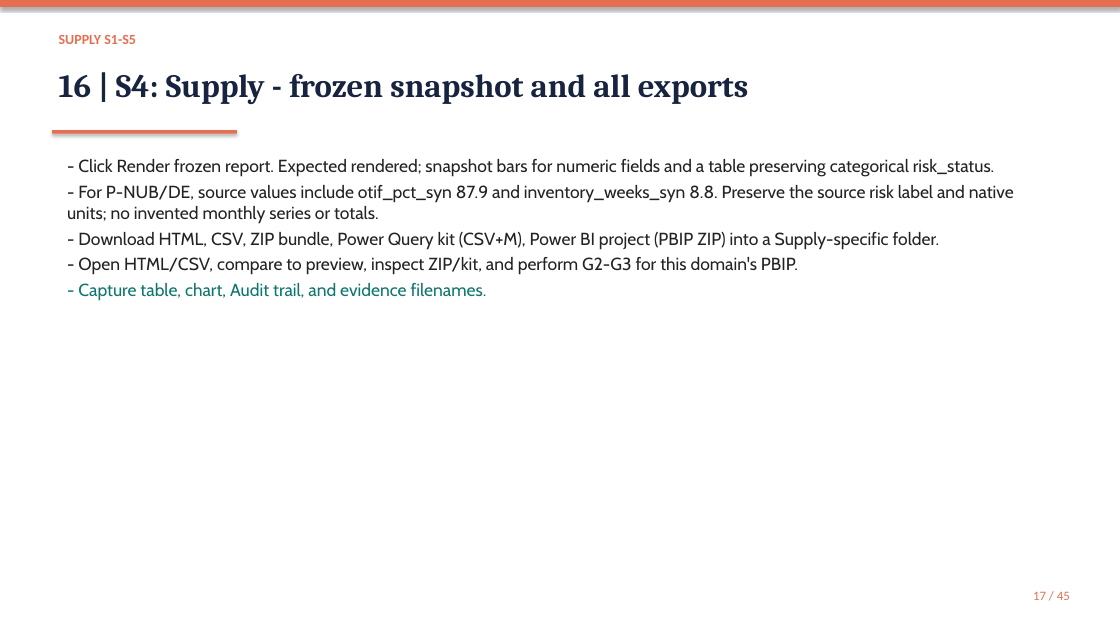
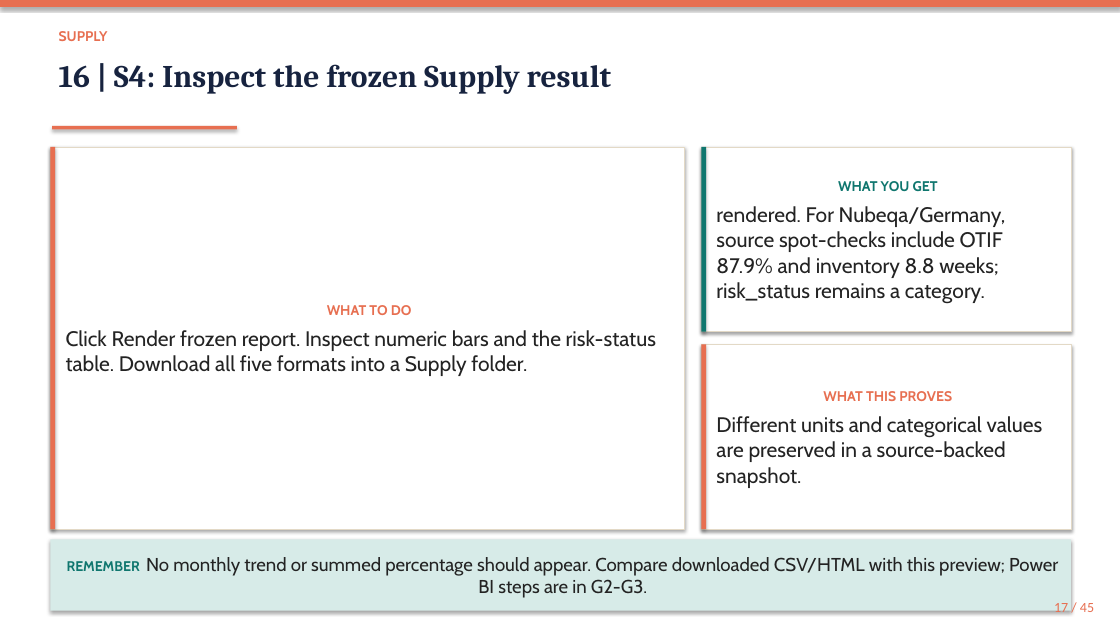
Before and after one commit to Princeadhi123/Since-AI-Hackathon, a slide deck: slide 17 of docs/DEMO_SLIDES.pptx. Drawn at 1120x630 pixels with LibreOffice and Linux fonts; fonts in the diff are those of the drawing. Boxes give left, top, right and bottom in pixels: in the first picture for what was removed or moved away, otherwise in the second. Text is boxed around its words. In the diff, an @@ line names an element or a change of style, - is before the commit and + after.

```diff
--- a/docs/DEMO_SLIDES.pptx
+++ b/docs/DEMO_SLIDES.pptx
@@ text at <box>59,31,108,41</box>: text changed; font Calibri to Cabin @@
-SUPPLY S1-S5
+SUPPLY
@@ text at <box>59,64,611,94</box>: text changed; size 28 to 27 pt @@
-16 | S4: Supply - frozen snapshot and all exports
+16 | S4: Inspect the frozen Supply result
@@ rectangle "WHAT TO DO": place and size @@
-rectangle "WHAT TO DO" at <box>67,159,1014,301</box>
+rectangle "WHAT TO DO" at <box>50,147,685,529</box>
@@ rectangle "WHAT TO DO" at <box>50,147,685,529</box>: vertical alignment top to middle; fill none to #FFFFFF; outline none to #E3D9C6 0.75 pt; shadow on @@
@@ rectangle added at <box>50,147,55,529</box>, fill #E76F51 @@
@@ rectangle: place and size @@
-rectangle at <box>52,130,237,134</box>
+rectangle at <box>52,126,237,129</box>
@@ rectangle added at <box>702,147,1071,332</box>, fill #FFFFFF, outline #E3D9C6 0.75 pt, 18 pt, text #232323 @@
+WHAT YOU GET
+rendered. For Nubeqa/Germany, source spot-checks include OTIF 87.9% and inventory 8.8 weeks; risk_status remains a category.
@@ rectangle added at <box>702,147,707,332</box>, fill #0F766E @@
@@ text in rectangle at <box>66,305,656,376</box>: text changed; size 15 to 18 pt @@
-- Click Render frozen report. Expected rendered; snapshot bars for numeric fields and a table preserving categorical risk_status.
-- For P-NUB/DE, source values include otif_pct_syn 87.9 and inventory_weeks_syn 8.8. Preserve the source risk label and native units; no invented monthly series or totals.
-- Download HTML, CSV, ZIP bundle, Power Query kit (CSV+M), Power BI project (PBIP ZIP) into a Supply-specific folder.
-- Open HTML/CSV, compare to preview, inspect ZIP/kit, and perform G2-G3 for this domain's PBIP.
-- Capture table, chart, Audit trail, and evidence filenames.
+WHAT TO DO
+Click Render frozen report. Inspect numeric bars and the risk-status table. Download all five formats into a Supply folder.
@@ rectangle added at <box>702,344,1071,529</box>, fill #FFFFFF, outline #E3D9C6 0.75 pt, 18 pt, text #232323 @@
+WHAT THIS PROVES
+Different units and categorical values are preserved in a source-backed snapshot.
@@ rectangle added at <box>702,344,707,529</box>, fill #E76F51 @@
@@ rectangle added at <box>50,539,1071,611</box>, fill #D7EBE8, 16 pt, text #232323 @@
+REMEMBER No monthly trend or summed percentage should appear. Compare downloaded CSV/HTML with this preview; Power BI steps are in G2-G3.
@@ text "17 / 45": place and size @@
-text "17 / 45" at <box>1033,591,1070,600</box>
+text "17 / 45" at <box>1054,603,1094,613</box>
@@ text "17 / 45" at <box>1054,603,1094,613</box>: size 11 to 12 pt @@
```
Also in this commit, not shown: 26 other slides changed, 18 slides added, 18 slides removed, 7 other files.
